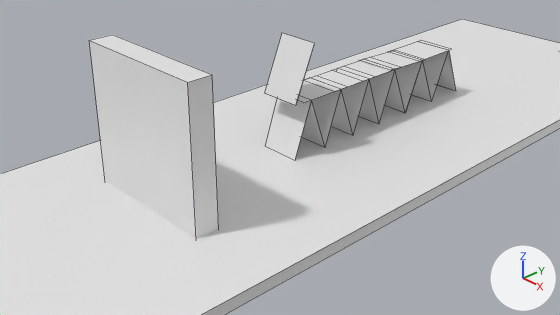
Renders of the Blender file cardSimulation.blender.blend from each side of a commit.
Rendered twice from the file's camera 'Camera'. Every picture has the same lights, and +X, +Y and +Z are marked at lower right. Mesh edges are drawn as thin lines.

The first picture shows '10_of_Spades', '2_of_Spades', '3_of_Spades', '5_of_Spades', '6_of_Spades', '7_of_Spades', '8_of_Spades', '9_of_Spades', 'Ace_of_Spades', 'Cube', 'Jack_of_Spades', 'King_of_Clubs', 'King_of_Dimonds', 'King_of_Spades', 'Queen_of_Dimonds', 'Queen_of_Hearts', 'Queen_of_Spades', 'Wall'.
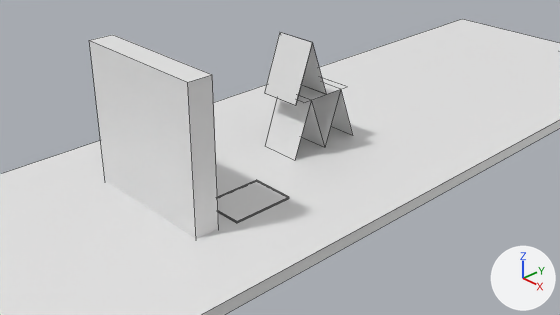
Changed parts and their boxes (x1, y1, x2, y2) in the pictures (560 x 315 px):
'5_of_Spades', moved, turned: before (316, 66, 375, 91); after (265, 99, 311, 160)
'King_of_Spades', moved, turned: before (423, 51, 448, 101); after (217, 180, 288, 222)
'10_of_Spades', moved, turned: before (360, 52, 425, 70); after (311, 89, 341, 147)
'8_of_Spades', moved, turned: before (395, 61, 422, 112); after (293, 36, 326, 94)
'Ace_of_Spades', moved, turned: before (384, 71, 405, 113); after (297, 78, 347, 103)
'Jack_of_Spades', moved, turned: before (411, 61, 431, 102); after (331, 91, 353, 136)
'Queen_of_Dimonds', moved, turned (not visible afterwards): before (341, 79, 369, 135)
'7_of_Spades', moved (not visible afterwards): before (388, 40, 451, 61)
'2_of_Spades', moved, turned (not visible afterwards): before (369, 69, 395, 123)
'King_of_Clubs', moved, turned (not visible afterwards): before (358, 80, 379, 124)
'9_of_Spades', moved, turned (not visible afterwards): before (437, 50, 456, 91)
'King_of_Dimonds', moved (not visible afterwards): before (345, 60, 400, 81)
'Queen_of_Hearts', unchanged, uncovered by the edit: before (311, 89, 341, 147); after (264, 32, 312, 106)
'6_of_Spades', unchanged, covered by the edit: before (264, 33, 314, 106)
'Queen_of_Spades', unchanged, covered by the edit: before (265, 99, 311, 160)
'3_of_Spades', unchanged, covered by the edit: before (297, 76, 347, 103)

Diff of the bpy script that builds the scene:
```diff
--- a/cardSimulation.blender.blend.py
+++ b/cardSimulation.blender.blend.py
@@ ob_king_of_dimonds @@
 ob_king_of_dimonds = bpy.data.objects.new('King_of_Dimonds', me_cube_003)
-ob_king_of_dimonds.location = (0.0, 1.836, 0.838)
+ob_king_of_dimonds.location = (0.732, -1.266, 0.005)
 ob_king_of_dimonds.rotation_euler = (1.571, 0.0, 0.0)  # degrees (90, 0, 0)
@@ ob_king_of_clubs @@
 ob_king_of_clubs = bpy.data.objects.new('King_of_Clubs', me_cube_004)
-ob_king_of_clubs.location = (0.0, 1.684, 0.419)
-ob_king_of_clubs.rotation_euler = (0.349, 0.0, 0.0)  # degrees (20, 0, 0)
+ob_king_of_clubs.location = (0.732, -1.266, 0.007)
+ob_king_of_clubs.rotation_euler = (1.571, 0.0, 0.0)  # degrees (90, 0, 0)
 ob_king_of_clubs.scale = (0.32, 0.001, 0.445)
@@ ob_ace_of_spades @@
 ob_ace_of_spades = bpy.data.objects.new('Ace_of_Spades', me_cube_005)
-ob_ace_of_spades.location = (0.0, 2.311, 0.41)
-ob_ace_of_spades.rotation_euler = (0.401, 0.0, 0.0)  # degrees (23, 0, 0)
+ob_ace_of_spades.location = (0.0, 0.611, 0.838)
+ob_ace_of_spades.rotation_euler = (1.571, 0.0, 0.0)  # degrees (90, 0, 0)
 ob_ace_of_spades.scale = (0.32, 0.001, 0.445)
@@ ob_2_of_spades @@
 ob_2_of_spades = bpy.data.objects.new('2_of_Spades', me_cube_006)
-ob_2_of_spades.location = (0.0, 1.99, 0.419)
-ob_2_of_spades.rotation_euler = (-0.349, 0.0, 0.0)  # degrees (-20, 0, 0)
+ob_2_of_spades.location = (0.732, -1.266, 0.011)
+ob_2_of_spades.rotation_euler = (1.571, 0.0, 0.0)  # degrees (90, 0, 0)
 ob_2_of_spades.scale = (0.32, 0.001, 0.445)
@@ ob_5_of_spades @@
 ob_5_of_spades = bpy.data.objects.new('5_of_Spades', me_cube_007)
-ob_5_of_spades.location = (0.0, 1.223, 0.838)
-ob_5_of_spades.rotation_euler = (1.571, 0.0, 0.0)  # degrees (90, 0, 0)
+ob_5_of_spades.location = (0.0, 0.153, 0.419)
+ob_5_of_spades.rotation_euler = (-0.349, 0.0, 0.0)  # degrees (-20, 0, 0)
 ob_5_of_spades.scale = (0.32, 0.001, 0.445)
@@ ob_9_of_spades @@
 ob_9_of_spades = bpy.data.objects.new('9_of_Spades', me_cube_010)
-ob_9_of_spades.location = (0.0, 3.71, 0.41)
-ob_9_of_spades.rotation_euler = (0.401, 0.0, 0.0)  # degrees (23, 0, 0)
+ob_9_of_spades.location = (0.732, -1.266, 0.019)
+ob_9_of_spades.rotation_euler = (1.571, 0.0, 0.0)  # degrees (90, 0, 0)
 ob_9_of_spades.scale = (0.32, 0.001, 0.445)
@@ ob_8_of_spades @@
 ob_8_of_spades = bpy.data.objects.new('8_of_Spades', me_cube_011)
-ob_8_of_spades.location = (0.0, 2.661, 0.41)
-ob_8_of_spades.rotation_euler = (-0.401, 0.0, 0.0)  # degrees (-23, 0, 0)
+ob_8_of_spades.location = (0.0, 0.459, 1.258)
+ob_8_of_spades.rotation_euler = (0.349, 0.0, 0.0)  # degrees (20, 0, 0)
 ob_8_of_spades.scale = (0.32, 0.001, 0.445)
@@ ob_7_of_spades @@
 ob_7_of_spades = bpy.data.objects.new('7_of_Spades', me_cube_012)
-ob_7_of_spades.location = (0.0, 3.184, 0.821)
+ob_7_of_spades.location = (0.732, -1.266, 0.017)
 ob_7_of_spades.rotation_euler = (1.571, 0.0, 0.0)  # degrees (90, 0, 0)
@@ ob_queen_of_dimonds @@
 ob_queen_of_dimonds = bpy.data.objects.new('Queen_of_Dimonds', me_cube_015)
-ob_queen_of_dimonds.location = (0.0, 1.378, 0.419)
-ob_queen_of_dimonds.rotation_euler = (-0.349, 0.0, 0.0)  # degrees (-20, 0, 0)
+ob_queen_of_dimonds.location = (0.732, -1.266, 0.003)
+ob_queen_of_dimonds.rotation_euler = (1.571, 0.0, 0.0)  # degrees (90, 0, 0)
 ob_queen_of_dimonds.scale = (0.32, 0.001, 0.445)
@@ ob_king_of_spades @@
 ob_king_of_spades = bpy.data.objects.new('King_of_Spades', me_cube_016)
-ob_king_of_spades.location = (0.0, 3.36, 0.41)
-ob_king_of_spades.rotation_euler = (-0.401, 0.0, 0.0)  # degrees (-23, 0, 0)
+ob_king_of_spades.location = (0.732, -1.266, 0.023)
+ob_king_of_spades.rotation_euler = (1.571, 0.0, 0.0)  # degrees (90, 0, 0)
 ob_king_of_spades.scale = (0.32, 0.001, 0.445)
@@ ob_jack_of_spades @@
 ob_jack_of_spades = bpy.data.objects.new('Jack_of_Spades', me_cube_017)
-ob_jack_of_spades.location = (0.0, 3.011, 0.41)
-ob_jack_of_spades.rotation_euler = (0.401, 0.0, 0.0)  # degrees (23, 0, 0)
+ob_jack_of_spades.location = (0.0, 1.072, 0.419)
+ob_jack_of_spades.rotation_euler = (0.349, 0.0, 0.0)  # degrees (20, 0, 0)
 ob_jack_of_spades.scale = (0.32, 0.001, 0.445)
@@ ob_10_of_spades @@
 ob_10_of_spades = bpy.data.objects.new('10_of_Spades', me_cube_018)
-ob_10_of_spades.location = (0.0, 2.47, 0.83)
-ob_10_of_spades.rotation_euler = (1.522, 0.0, 0.0)  # degrees (87, 0, 0)
+ob_10_of_spades.location = (0.0, 0.766, 0.419)
+ob_10_of_spades.rotation_euler = (-0.349, 0.0, 0.0)  # degrees (-20, 0, 0)
 ob_10_of_spades.scale = (0.32, 0.001, 0.445)
```
